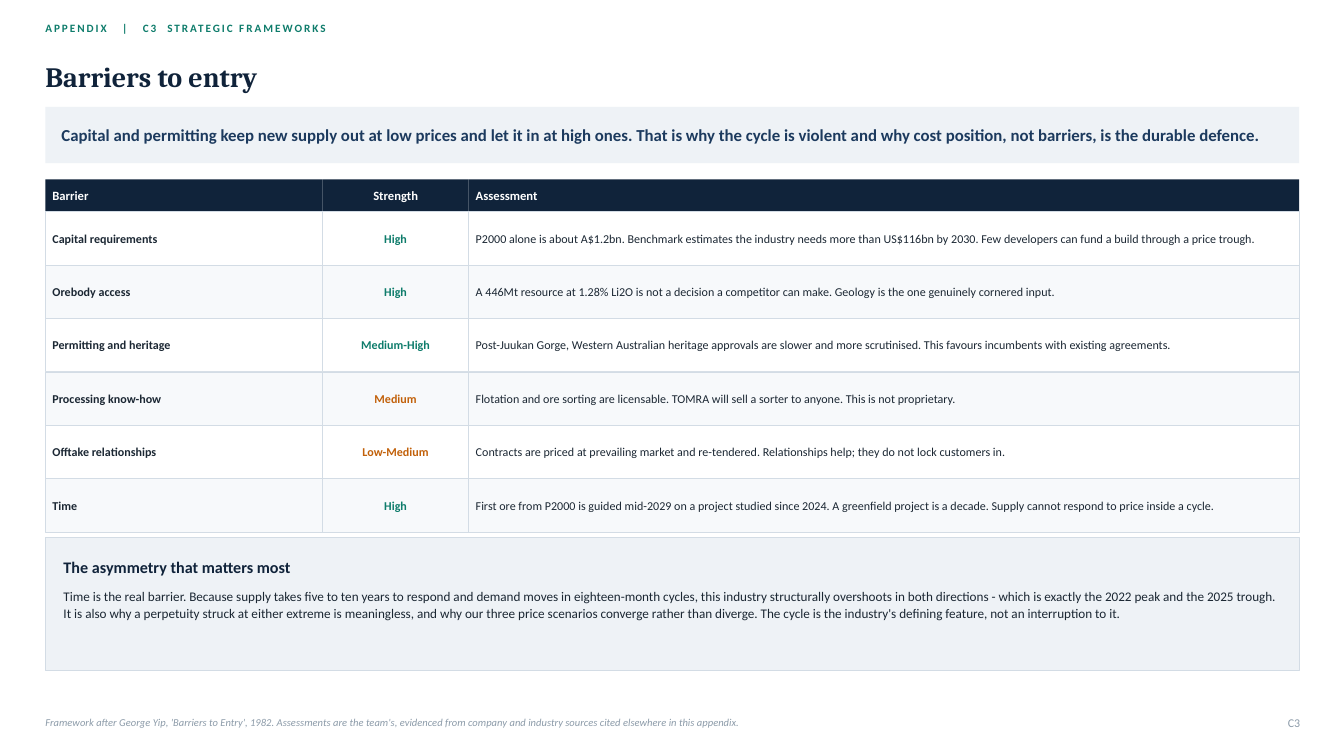
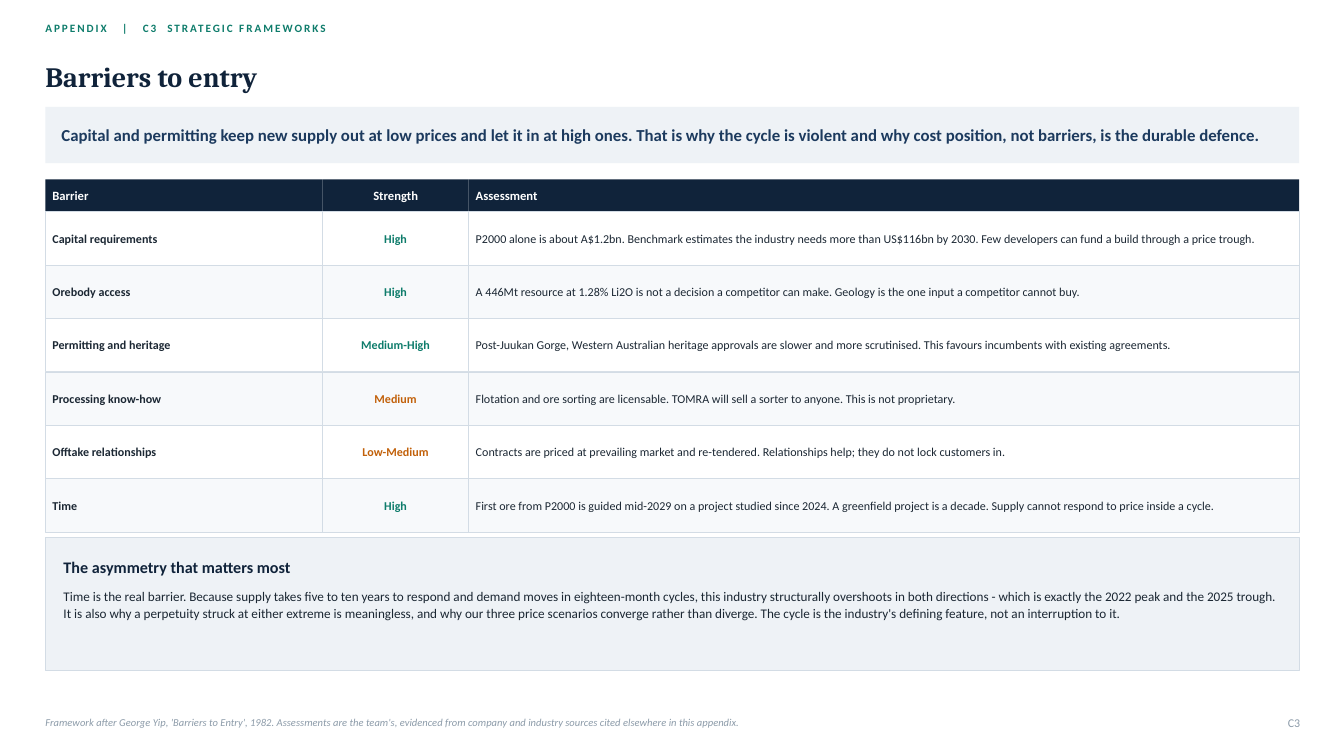
Before and after one commit to SportsSwap/for-claude, a slide deck: slide 45 of deck/PLS_Group_FMAA_2026.pptx. Drawn at 1344x756 pixels with LibreOffice and Linux fonts; fonts in the diff are those of the drawing. Boxes give left, top, right and bottom in pixels: in the first picture for what was removed or moved away, otherwise in the second. Text is boxed around its words. In the diff, an @@ line names an element or a change of style, - is before the commit and + after.

```diff
--- a/deck/PLS_Group_FMAA_2026.pptx
+++ b/deck/PLS_Group_FMAA_2026.pptx
@@ text at (x1=476, y1=287, x2=1079, y2=298): text changed @@
-A 446Mt resource at 1.28% Li2O is not a decision a competitor can make. Geology is the one genuinely cornered input.
+A 446Mt resource at 1.28% Li2O is not a decision a competitor can make. Geology is the one input a competitor cannot buy.
```
Also in this commit, not shown: 14 other slides changed, 7 other files.
